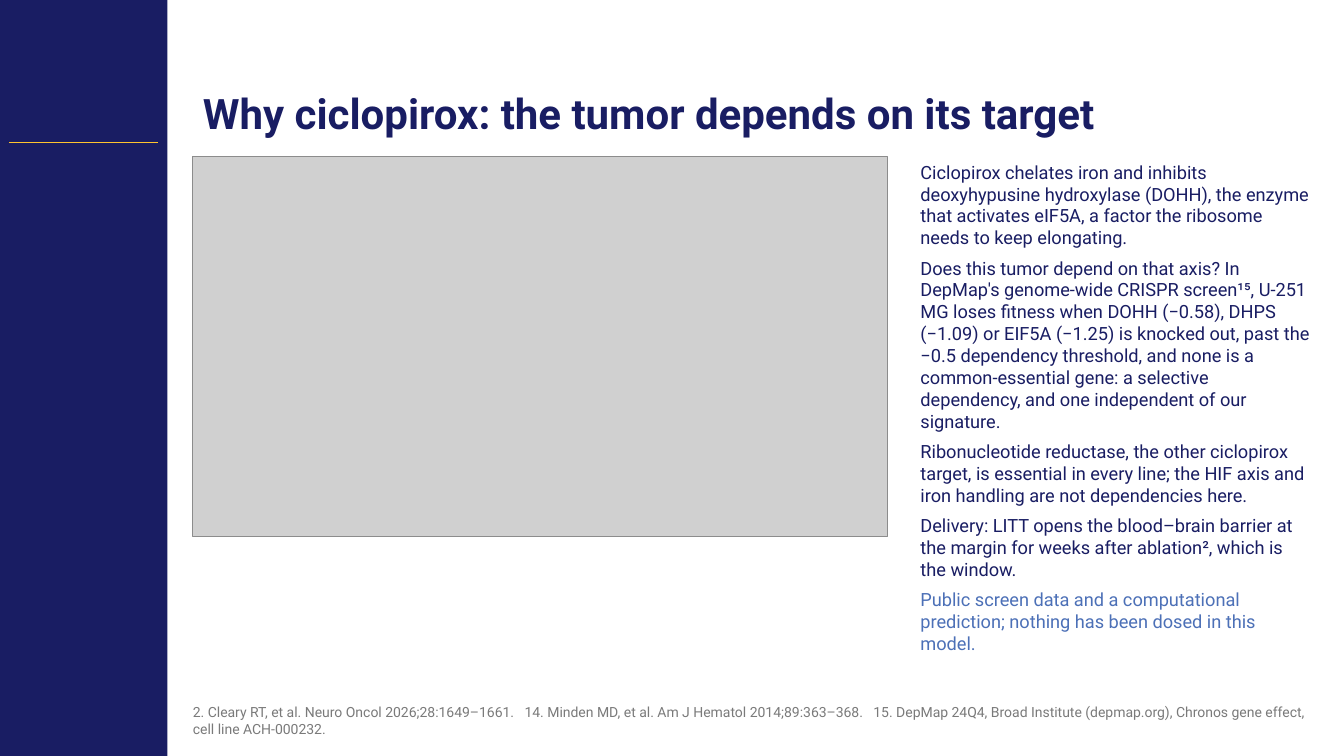
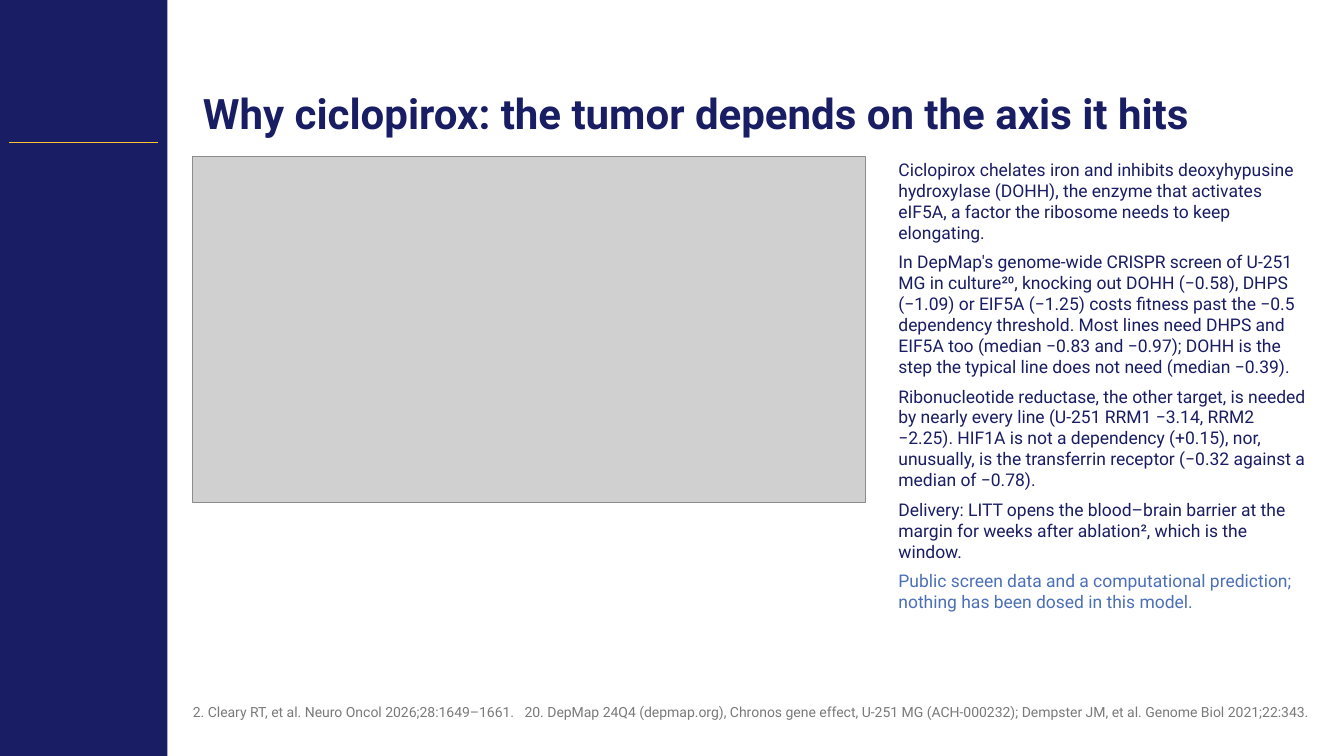
Before and after one commit to Gregory-Schwing-MD-PhD/u251-xenograft-rat-RNASeq-study, a slide deck: slide 22 of SLIDES/CNS2026_Schwing_Abstract418_CNStemplate.pptx (slide 16 before the commit). Drawn at 1344x756 pixels with LibreOffice and Linux fonts; fonts in the diff are those of the drawing; grey boxes stand for pictures; background and template pictures are left out. Boxes give left, top, right and bottom in pixels: in the first picture for what was removed or moved away, otherwise in the second. Text is boxed around its words. In the diff, an @@ line names an element or a change of style, - is before the commit and + after.

```diff
--- a/SLIDES/CNS2026_Schwing_Abstract418_CNStemplate.pptx
+++ b/SLIDES/CNS2026_Schwing_Abstract418_CNStemplate.pptx
@@ title at (203, 97, 1188, 138): text changed @@
-Why ciclopirox: the tumor depends on its target
+Why ciclopirox: the tumor depends on the axis it hits
@@ picture: place and size @@
-picture at (193, 156, 887, 536)
+picture at (193, 156, 865, 502)
@@ text at (898, 163, 1293, 612): size 13 to 12.5 pt in "Ciclopirox chelates iron and inhibits deoxyhypusine hydroxyl ...", "Delivery: LITT opens the blood–brain barrier at ...", "Public screen data and a computational prediction; ..." @@
@@ text "Ciclopirox chelates iron and inhibits ...": place and size @@
-text "Ciclopirox chelates iron and inhibits ..." at (920, 165, 1310, 650)
+text "Ciclopirox chelates iron and inhibits ..." at (898, 163, 1305, 612)
@@ text at (898, 254, 1305, 490): text changed; size 13 to 12.5 pt @@
-Does this tumor depend on that axis? In DepMap's genome-wide CRISPR screen¹⁵, U-251 MG loses fitness when DOHH (−0.58), DHPS (−1.09) or EIF5A (−1.25) is knocked out, past the −0.5 dependency threshold, and none is a common-essential gene: a selective dependency, and one independent of our signature.
-Ribonucleotide reductase, the other ciclopirox target, is essential in every line; the HIF axis and iron handling are not dependencies here.
+In DepMap's genome-wide CRISPR screen of U-251 MG in culture²⁰, knocking out DOHH (−0.58), DHPS (−1.09) or EIF5A (−1.25) costs fitness past the −0.5 dependency threshold. Most lines need DHPS and EIF5A too (median −0.83 and −0.97); DOHH is the step the typical line does not need (median −0.39).
+Ribonucleotide reductase, the other target, is needed by nearly every line (U-251 RRM1 −3.14, RRM2 −2.25). HIF1A is not a dependency (+0.15), nor, unusually, is the transferrin receptor (−0.32 against a median of −0.78).
@@ text at (193, 706, 1309, 720): text changed @@
-2. Cleary RT, et al. Neuro Oncol 2026;28:1649–1661. 14. Minden MD, et al. Am J Hematol 2014;89:363–368. 15. DepMap 24Q4, Broad Institute (depmap.org), Chronos gene effect, cell line ACH-000232.
+2. Cleary RT, et al. Neuro Oncol 2026;28:1649–1661. 20. DepMap 24Q4 (depmap.org), Chronos gene effect, U-251 MG (ACH-000232); Dempster JM, et al. Genome Biol 2021;22:343.
```
Also in this commit, not shown: 16 other slides changed, 7 slides added, 1 slide removed, 51 other files.
